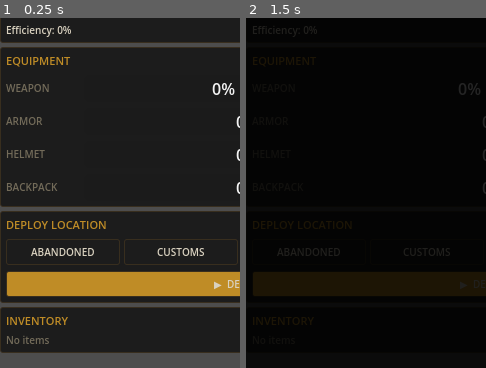
Above: before the commit, frames 1-2 (left to right).
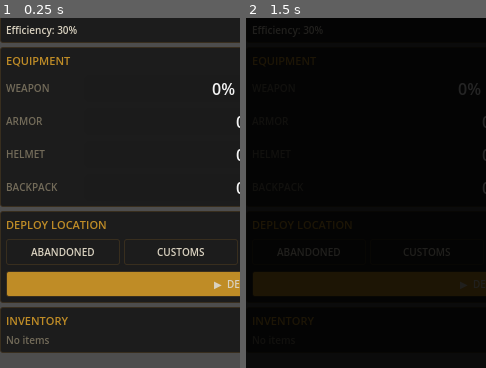
Above: after the commit, the same moments.

Repository: grabthespoon-grey/tarkov-companion
Game: Godot game, scene res://scenes/main.tscn
Same seed, same stepped clock (60 frames per second), same inputs: the game is played once before the commit and once after it.
Inputs:
- Up to frame 1 (0.25 s): no input
- Up to frame 2 (1.5 s): click "MOD" at 0.5 s; click "ABANDONED" at 1.25 s
The pictures show only the part of the screen within x 0-50%, y 11-61%; the shares and areas given below are measured in that part.

The runs differ from the first frame. In frame 1, 0.1% of the frame differs, in the area x 23-33%, y 2-5%; in frame 2, less than 0.1%.
Error before the commit: Invalid type in function 'calculate_efficiency_bonus' in base 'Node (GunModSystem.gd)'. Cannot convert argument 1 from Nil to Dictionary. (res://src/systems/Eq…

Commit message:
fix: handle null weapon slot and integer division warning
- GunModSystem: replace `weapon: Dictionary` typed params with untyped +
  `is Dictionary` guard — prevents Nil→Dictionary conversion error when
  no weapon is equipped at startup
- MainUI: floori(time_remaining / 60.0) to suppress INTEGER_DIVISION warning

Co-Authored-By: Claude Sonnet 4.6 <noreply@anthropic.com>

Diff:
--- a/src/systems/GunModSystem.gd
+++ b/src/systems/GunModSystem.gd
@@ -18,8 +18,8 @@
 func get_weapon_config(type_id: String) -> Dictionary:
 	return _weapon_configs.get(type_id, {})
 
-func can_attach_mod(weapon: Dictionary, mod: Dictionary) -> bool:
-	if weapon == null or mod == null:
+func can_attach_mod(weapon, mod) -> bool:
+	if not weapon is Dictionary or not mod is Dictionary:
 		return false
 	var config = _weapon_configs.get(weapon.get("type_id", ""), {})
 	if config.is_empty():
@@ -28,35 +28,34 @@
 	var allowed = config.get("mod_slots", {}).get(slot_type, [])
 	return mod.get("mod_type", "") in allowed
 
-func attach_mod(weapon: Dictionary, mod: Dictionary) -> bool:
+func attach_mod(weapon, mod) -> bool:
 	if not can_attach_mod(weapon, mod):
 		return false
 	var slot = mod.get("category", "")
 	if "mods" not in weapon:
 		weapon["mods"] = {}
-	# Return displaced mod to inventory
 	if slot in weapon["mods"]:
 		GameManager.game_state.inventory.append(weapon["mods"][slot])
 	weapon["mods"][slot] = mod
 	GameManager.game_state.inventory.erase(mod)
 	return true
 
-func detach_mod(weapon: Dictionary, slot: String) -> Dictionary:
-	if "mods" not in weapon or slot not in weapon["mods"]:
+func detach_mod(weapon, slot: String) -> Dictionary:
+	if not weapon is Dictionary or "mods" not in weapon or slot not in weapon["mods"]:
 		return {}
 	var mod = weapon["mods"][slot]
 	weapon["mods"].erase(slot)
 	GameManager.game_state.inventory.append(mod)
 	return mod
 
-func get_available_slots(weapon: Dictionary) -> Array:
-	if weapon == null:
+func get_available_slots(weapon) -> Array:
+	if not weapon is Dictionary:
 		return []
 	var config = _weapon_configs.get(weapon.get("type_id", ""), {})
 	return config.get("mod_slots", {}).keys()
 
-func calculate_weapon_stats(weapon: Dictionary) -> Dictionary:
-	if weapon == null:
+func calculate_weapon_stats(weapon) -> Dictionary:
+	if not weapon is Dictionary:
 		return {}
 	var config = _weapon_configs.get(weapon.get("type_id", ""), {})
 	var stats = config.get("base_stats", {}).duplicate(true)
@@ -67,13 +66,13 @@
 				stats[stat] += mod["stats"][stat]
 	return stats
 
-func calculate_efficiency_bonus(weapon: Dictionary) -> float:
-	if weapon == null:
+func calculate_efficiency_bonus(weapon) -> float:
+	if not weapon is Dictionary:
 		return 0.0
 	var stats = calculate_weapon_stats(weapon)
 	var acc = stats.get("accuracy", 0) / 1000.0
 	var erg = stats.get("ergonomics", 0) / 2000.0
 	return clampf(acc + erg, 0.0, 0.5)
 
-func get_compatible_mods(weapon: Dictionary, inventory: Array) -> Array:
+func get_compatible_mods(weapon, inventory: Array) -> Array:
 	return inventory.filter(func(item): return can_attach_mod(weapon, item))
--- a/src/ui/MainUI.gd
+++ b/src/ui/MainUI.gd
@@ -263,7 +263,7 @@
 
 func _on_farm_progress(progress: float, time_remaining: int) -> void:
 	_raid_progress.value = progress
-	var mins: int = time_remaining / 60
+	var mins: int = floori(time_remaining / 60.0)
 	var secs: int = time_remaining % 60
 	_raid_timer_label.text = "%02d:%02d" % [mins, secs]
 
